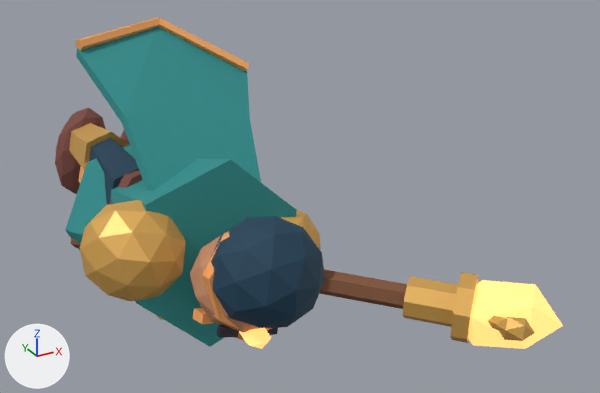
The Blender file art/blend/ilios.blend: old version first, new version second.
Before and after are seen from a 50 mm camera at (-0.98, -3.23, 1.25) aimed at (0.42, -0.68, -0.02). The lights are fixed; the arrows at lower left show +X, +Y and +Z. The older version comes first. Both versions are drawn at frame 23 of the action 'Cast • Hips and coat'; the numbers are the values there.

In view in the first picture: 'Boot', 'Braided hair or cowl', 'Carved staff', 'Conduit', 'Crown collar', 'Dyed cape', 'Faceted jaw', 'Forged pauldron', 'Fret binding', 'Leg', 'Pleated hem', 'Ribbed jerkin' and 14 more.
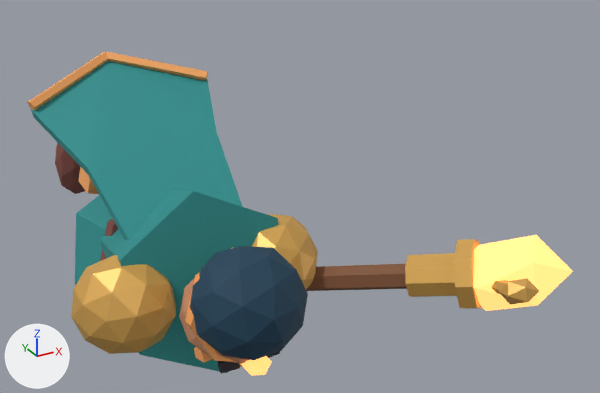
ob_hips_and_coat is not drawn itself; it is the parent of ob_head_joint, ob_shield_arm, ob_weapon_arm, ob_cloth_motion, ob_ribbed_jerkin, ob_pleated_hem, ob_reinforced_belt, ob_belt_buckle.

Changed parts and their boxes [x1, y1, x2, y2] in the pictures (600 x 393 px):
'Dyed cape', moved, turned
    before: [76, 27, 261, 191]
    after: [31, 61, 243, 240]
'Ribbed jerkin', moved, turned
    before: [111, 158, 297, 347]
    after: [100, 190, 279, 373]
'Braided hair or cowl', moved, turned
    before: [211, 216, 325, 328]
    after: [190, 246, 308, 360]
'Forged pauldron', moved, turned
    before: [80, 200, 186, 301]
    after: [71, 255, 176, 354]
'Conduit', moved, turned
    before: [468, 280, 563, 349]
    after: [473, 235, 573, 311]
'Fret binding', moved, turned
    before: [403, 276, 458, 327]
    after: [405, 253, 457, 297]
'Carved staff', moved, turned
    before: [71, 237, 407, 309]
    after: [306, 264, 407, 291]
'Pleated hem', moved, turned
    before: [65, 145, 135, 250]
    after: [75, 195, 112, 284]
'Forged pauldron.001', moved, turned
    before: [281, 209, 321, 251]
    after: [252, 214, 318, 289]
'Crown collar', moved, turned
    before: [450, 272, 478, 343]
    after: [454, 239, 482, 308]
'Faceted jaw', moved, turned
    before: [190, 236, 270, 332]
    after: [179, 279, 248, 364]
'Cape bottom weave', moved, turned
    before: [76, 18, 160, 50]
    after: [27, 52, 108, 111]
'Cape bottom weave.001', moved, turned
    before: [158, 18, 250, 72]
    after: [106, 52, 208, 81]
'Crown tip', moved, turned
    before: [496, 317, 535, 341]
    after: [498, 278, 539, 304]
'Marked brow band', moved, turned
    before: [202, 231, 271, 330]
    after: [185, 247, 245, 363]
'Brow stone', moved, turned
    before: [239, 328, 271, 349]
    after: [241, 356, 272, 376]
'Reinforced belt', moved, turned
    before: [109, 170, 142, 205]
    after: [100, 218, 118, 261]
'Eyeline', moved, turned
    before: [217, 325, 239, 337]
    after: [217, 361, 240, 374]
'Painted cheek', moved, turned
    before: [192, 308, 214, 324]
    after: [194, 347, 212, 363]
'Crown branch', moved, turned (mostly hidden)
    before: [488, 316, 505, 330]
    after: [491, 280, 508, 294]
'Eyeline.001', moved, turned (mostly hidden)
    before: [267, 328, 278, 335]
    after: [267, 351, 280, 358]
'Nose', moved, turned (not visible afterwards)
    before: [235, 333, 245, 341]
'Segmented cuirass.002', moved, turned (not visible afterwards)
    before: [156, 315, 164, 320]
'Leg', unchanged, covered by the edit
    before: [89, 138, 139, 205]
'Greave', unchanged, covered by the edit
    before: [69, 123, 129, 170]

Diff of the bpy script that builds the scene:
```diff
--- a/art/blend/ilios.blend.py
+++ b/art/blend/ilios.blend.py
@@ ob_hips_and_coat @@
 ob_hips_and_coat.parent = ob_ilios
-ob_hips_and_coat.location = (0.0, -0.095, 0.83)
-ob_hips_and_coat.rotation_euler = (-0.21, 0.0, 0.0)  # degrees (-12, 0, 0)
+ob_hips_and_coat.location = (0.0, -0.2, 0.87)
+ob_hips_and_coat.rotation_euler = (-0.26, 0.0, 0.29)  # degrees (-15, 0, 17)
```
